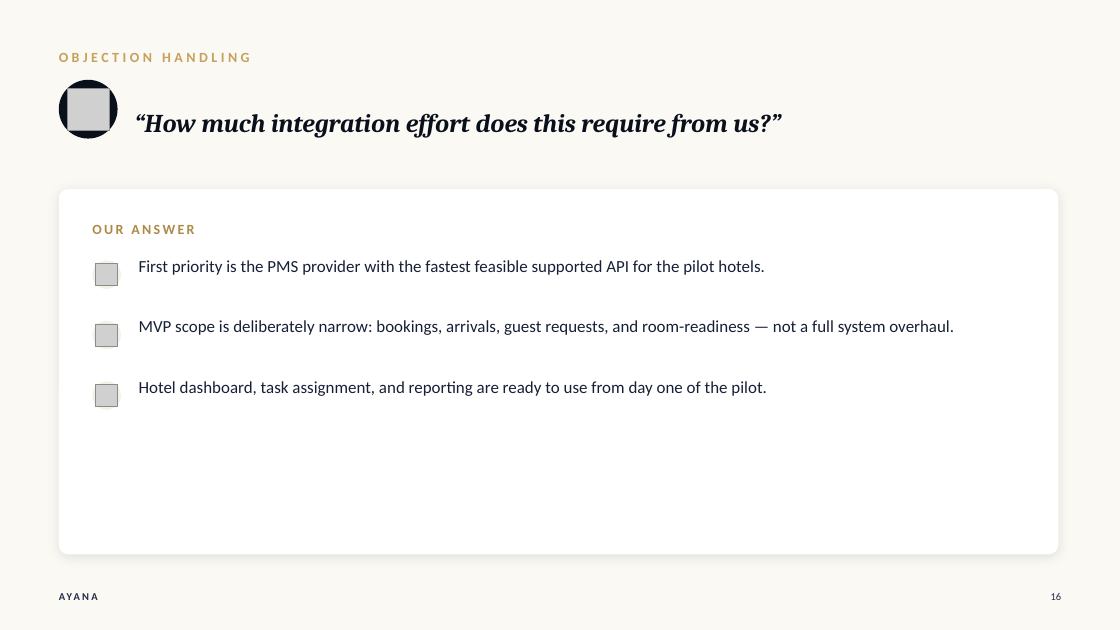
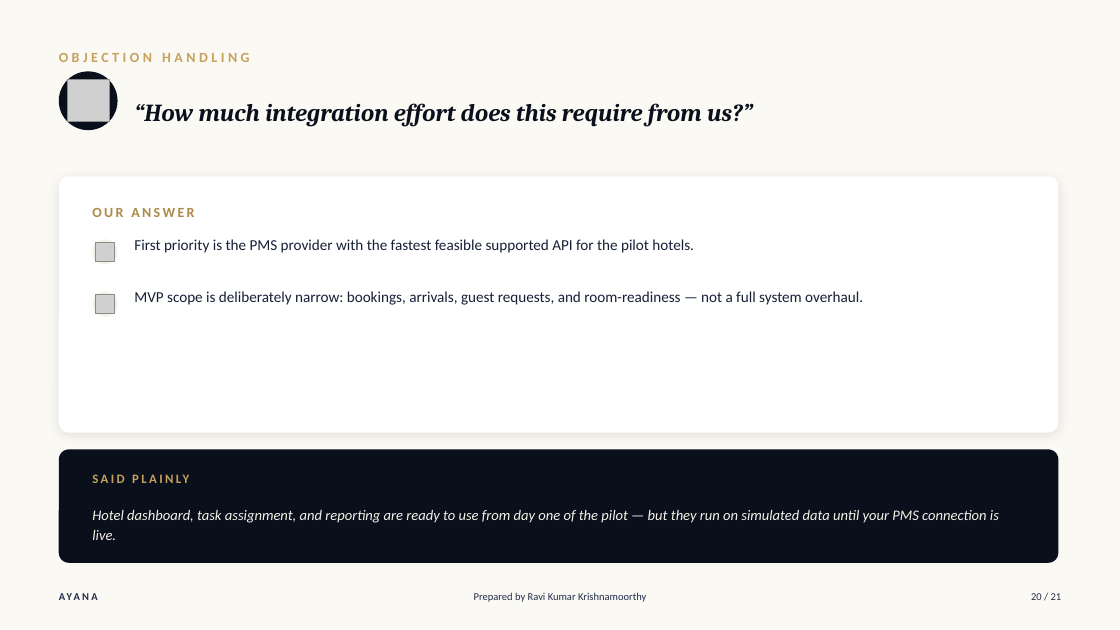
Before and after one commit to joeadithya-web/ayana-hospitality-prototype, a slide deck: slide 20 of collateral/decks/AYANA_Intro_Objection_Handling.pptx (slide 16 before the commit). Drawn at 1120x630 pixels with LibreOffice and Linux fonts; fonts in the diff are those of the drawing; grey boxes stand for pictures. Boxes give left, top, right and bottom in pixels: in the first picture for what was removed or moved away, otherwise in the second. Text is boxed around its words. In the diff, an @@ line names an element or a change of style, - is before the commit and + after.

Commit message:
Refresh both pitch decks to match the JORA COAST/SEP house format
Intro & Objection Handling: adds an agenda slide with time estimates,
new corporate/group booking and guest-managed-stay/concierge slides,
a 7th objection on wire-transfer settlement risk, and candid
fair-concession/honest-caveat callouts on every objection slide.

Commercial Overview: restructured into Current State -> Solution ->
Value Proposition -> commercial terms -> Org & Governance Alignment ->
compressed Objections -> The Ask, covering corporate contracted rates,
wire-transfer settlement, and group booking terms.

Both decks now carry a "Prepared by Ravi Kumar Krishnamoorthy" +
page-of-total footer, matching the reference decks.

```diff
--- a/collateral/decks/AYANA_Intro_Objection_Handling.pptx
+++ b/collateral/decks/AYANA_Intro_Objection_Handling.pptx
@@ ellipse: place and size @@
-ellipse at (59,80,118,139)
+ellipse at (59,71,118,130)
@@ picture: place and size @@
-picture at (67,88,109,130)
+picture at (67,80,109,122)
@@ text "“How much integration effort does ...": place and size @@
-text "“How much integration effort does ..." at (134,114,781,137)
+text "“How much integration effort does ..." at (134,103,753,126)
@@ text "“How much integration effort does ..." at (134,103,753,126): size 22 to 21 pt @@
@@ rounded rectangle: place and size @@
-rounded rectangle at (59,189,1059,555)
+rounded rectangle at (59,176,1059,433)
@@ rounded rectangle at (59,176,1059,433): proportions changed @@
@@ text "OUR ANSWER": place and size @@
-text "OUR ANSWER" at (92,225,194,234)
+text "OUR ANSWER" at (92,208,194,217)
@@ ellipse: place and size @@
-ellipse at (92,260,121,289)
+ellipse at (92,239,118,265)
@@ text "First priority is the PMS ...": place and size @@
-text "First priority is the PMS ..." at (139,260,765,275)
+text "First priority is the PMS ..." at (134,239,694,253)
@@ text "First priority is the PMS ..." at (134,239,694,253): size 14.5 to 13 pt @@
@@ picture: place and size @@
-picture at (96,264,118,287)
+picture at (95,242,114,261)
@@ ellipse: place and size @@
-ellipse at (92,321,121,350)
+ellipse at (92,292,118,317)
@@ picture: place and size @@
-picture at (96,324,118,347)
+picture at (95,294,114,313)
@@ text "MVP scope is deliberately narrow: ..." at (134,291,863,305): size 14.5 to 13 pt @@
@@ text "MVP scope is deliberately narrow: ...": place and size @@
-text "MVP scope is deliberately narrow: ..." at (139,320,954,335)
+text "MVP scope is deliberately narrow: ..." at (134,291,863,305)
@@ ellipse removed at (92,381,121,410) @@
@@ picture removed at (96,385,118,408) @@
@@ rounded rectangle added at (59,450,1059,563), fill #0A0F1C @@
@@ text added at (92,466,429,492), 11 pt, text #C6A15B, bold @@
+SAID PLAINLY
@@ text "Hotel dashboard, task assignment, and ..." at (92,510,999,540): vertical alignment top to middle @@
@@ text at (92,510,999,540): text changed; size 14.5 to 12.5 pt; text colour #161F35 to #F5F1E7; italic on @@
-Hotel dashboard, task assignment, and reporting are ready to use from day one of the pilot.
+Hotel dashboard, task assignment, and reporting are ready to use from day one of the pilot — but they run on simulated data until your PMS connection is live.
@@ text added at (474,592,646,602), 9 pt, text #212C48 @@
+Prepared by Ravi Kumar Krishnamoorthy
@@ text added at (1031,593,1062,600), 9 pt, text #212C48 @@
+20 / 21
@@ text removed at (1051,593,1062,600) @@
-16
```
Also in this commit, not shown: 15 other slides changed, 4 slides added, 1 other file.
